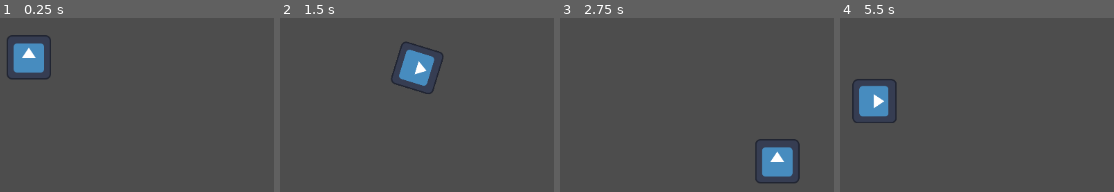
Above: before the commit, frames 1-4 (left to right).
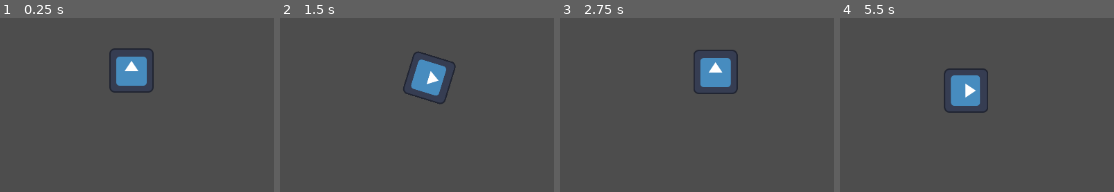
Above: after the commit, the same moments.

Repository: NanoMars/horde-survivor
Game: Godot game, scene res://World.tscn
Same seed, same stepped clock (60 frames per second), same inputs: the game is played once before the commit and once after it. The engine's default icon, where the game draws it, is replaced by a stand-in: a white triangle on a blue panel in a dark square.
Inputs:
- Up to frame 1 (0.25 s): no input
- Up to frame 2 (1.5 s): tap Enter at 0.5 s; hold D (move_right) 0.53-1.28 s; tap Down (aim_down) at 0.6 s; hold S (move_down) from 1.28 s (still down); tap Left (aim_left) at 1.35 s
- Up to frame 3 (2.75 s): release S (move_down) at 2.03 s; hold D (move_right) from 2.03 s (still down); tap Right (aim_right) at 2.1 s
- Up to frame 4 (5.5 s): release D (move_right) at 2.78 s; hold W (move_up) 2.78-3.53 s; tap one key every 0.75 s from 2.85 s: Up (aim_up) Down (aim_down) Left (aim_left) Right (aim_right); hold A (move_left) 3.53-5.03 s; hold S (move_down) from 5.03 s (still down)

The runs differ from the first frame. In frame 1, 5.1% of the frame differs, in the area x 2-57%, y 9-44%; in frame 2, 3.3%; in frame 3, 5.0%; in frame 4, 5.2%, in the area x 4-55%, y 28-61%.

Commit message:
shooting & stuff

Diff:
--- a/Player/Player.tscn
+++ b/Player/Player.tscn
@@ -25,3 +25,6 @@
 gizmo_extents = 19.4
 script = ExtResource("2_ddoul")
 bullet_scene = ExtResource("4_ddoul")
+
+[node name="Camera2D" type="Camera2D" parent="."]
+position_smoothing_enabled = true
--- a/Player/Weapon/Bullet.gd
+++ b/Player/Weapon/Bullet.gd
@@ -2,6 +2,19 @@
 extends Area2D
 var damage: float
 var effects: Array[Dictionary] = []
+@export var speed: float = 400.0
+
+@export var lifetime: float = 5.0
+var lifetime_timer: Timer
+
+func _ready() -> void:
+	lifetime_timer = Timer.new()
+	lifetime_timer.wait_time = lifetime
+	lifetime_timer.one_shot = true
+	lifetime_timer.autostart = false
+	lifetime_timer.timeout.connect(queue_free)
+	add_child(lifetime_timer)
+	lifetime_timer.start()
 
 func init_effects(effect_defs: Dictionary):
 	for effect_name in effect_defs.keys():
@@ -13,5 +26,7 @@
 		match e.name:
 			"freeze":
 				body.apply_slow(e.data.duration)
-			# add more here
 	queue_free()
+
+func _physics_process(delta):
+	translate(Vector2.DOWN.rotated(rotation) * speed * delta)
--- a/Player/Weapon/Bullet.tscn
+++ b/Player/Weapon/Bullet.tscn
@@ -1,13 +1,10 @@
 [gd_scene load_steps=4 format=3 uid="uid://bgep04youkpjf"]
 
 [ext_resource type="Script" uid="uid://2vcups1vjsnd" path="res://Player/Weapon/Bullet.gd" id="1_p5cu6"]
+[ext_resource type="Texture2D" uid="uid://2b38i8elgu6f" path="res://icon.svg" id="2_rtnfv"]
 
 [sub_resource type="CircleShape2D" id="CircleShape2D_swusr"]
 radius = 4.0
-
-[sub_resource type="ParticleProcessMaterial" id="ParticleProcessMaterial_p5cu6"]
-particle_flag_disable_z = true
-gravity = Vector3(0, 0, 0)
 
 [node name="Area2D" type="Area2D"]
 script = ExtResource("1_p5cu6")
@@ -15,5 +12,6 @@
 [node name="CollisionShape2D" type="CollisionShape2D" parent="."]
 shape = SubResource("CircleShape2D_swusr")
 
-[node name="GPUParticles2D" type="GPUParticles2D" parent="."]
-process_material = SubResource("ParticleProcessMaterial_p5cu6")
+[node name="Sprite2D" type="Sprite2D" parent="."]
+scale = Vector2(0.125, 0.125)
+texture = ExtResource("2_rtnfv")
--- a/Player/Weapon/Weapon.gd
+++ b/Player/Weapon/Weapon.gd
@@ -65,6 +65,8 @@
 	print("Shooting!")
 	for i in range(projectiles_per_shot):
 		var bullet = bullet_scene.instantiate()
+		bullet.global_position = global_position
+		bullet.rotation = global_rotation + randf_range(-0.1, 0.1)
 		bullet.damage = damage
 		bullet.init_effects(bullet_effect_defs)
-		get_parent().add_child(bullet)
+		get_tree().get_first_node_in_group("game_root").add_child(bullet)
--- a/World.tscn
+++ b/World.tscn
@@ -2,7 +2,7 @@
 
 [ext_resource type="PackedScene" uid="uid://tuv5208psnwu" path="res://Player/Player.tscn" id="1_c6gwx"]
 
-[node name="Node2D" type="Node2D"]
+[node name="Node2D" type="Node2D" groups=["game_root"]]
 
 [node name="CharacterBody2D" parent="." instance=ExtResource("1_c6gwx")]
 position = Vector2(428, 305)
--- a/project.godot
+++ b/project.godot
@@ -17,7 +17,12 @@
 
 [display]
 
+window/size/resizable=false
 window/size/transparent=true
+
+[global_group]
+
+game_root=""
 
 [input]
 
